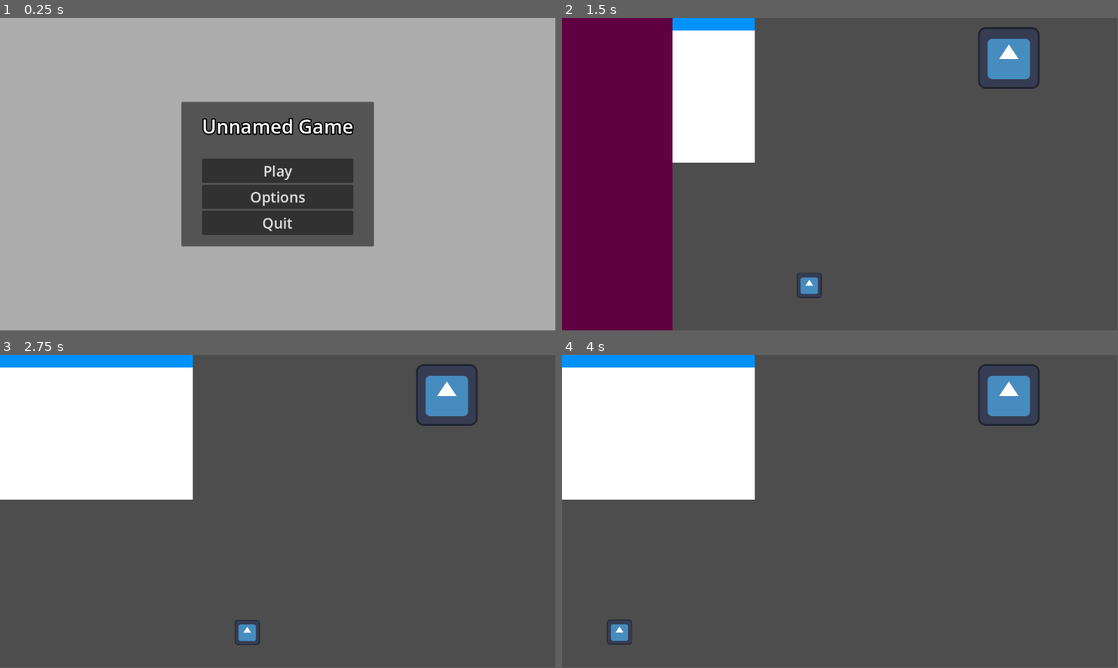
Above: before the commit, frames 1-4 (two rows, left to right).
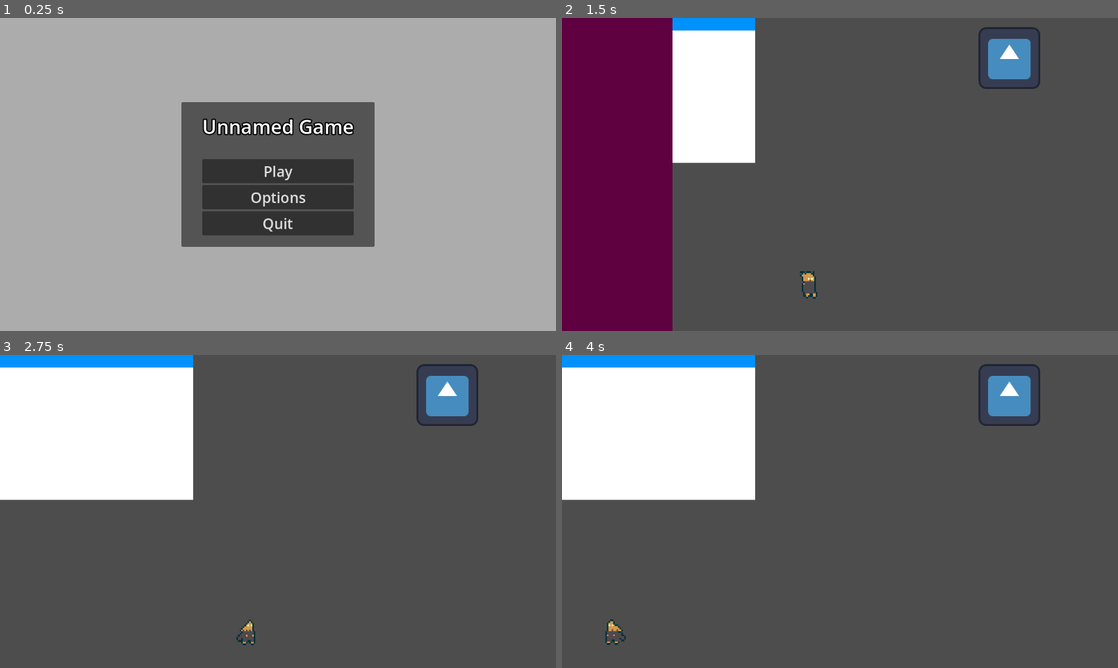
Above: after the commit, the same moments.

Repository: karasikrus/acerola-jam-0
Game: Godot game, scene res://scenes/menu/main_menu.tscn
Same seed, same stepped clock (60 frames per second), same inputs: the game is played once before the commit and once after it. The engine's default icon, where the game draws it, is replaced by a stand-in: a white triangle on a blue panel in a dark square.
Inputs (mouse positions are in pixels of both pictures, inside the frame that each line leads up to):
- Up to frame 1 (0.25 s): no input
- Up to frame 2 (1.5 s): click "Play" at 0.5 s; drag from (656, 24) to (895, 105) at 1.27 s
- Up to frame 3 (2.75 s): tap Enter at 2 s; drag from (166, 527) to (94, 361) at 2.02 s
- Up to frame 4 (4 s): move the mouse to (895, 442) at 2.77 s; hold Left (ui_left) 2.78-3.5 s; hold Space (jump) 2.78-3.5 s; drag from (812, 574) to (673, 464) at 3.52 s
In our replay, the window is 799x449 before the commit and 800x450 after it. These sizes can differ from the game's own. Grey fills any space a smaller window leaves; there, only what the larger window draws over its background counts as a difference.

The runs differ from the first frame. In frame 1, 1.0% of the frame differs, in the area x 32-68%, y 26-74%; in frame 2, 0.5%; in frame 3, 0.5%; in frame 4, 0.5%.

Commit message:
sprite and animations for player and clone

Diff:
--- a/project.godot
+++ b/project.godot
@@ -18,6 +18,10 @@
 [autoload]
 
 SceneTransition="*res://scenes/autoload/scene_transition.tscn"
+
+[display]
+
+window/stretch/mode="viewport"
 
 [input]
 
--- a/scenes/main/main.tscn
+++ b/scenes/main/main.tscn
@@ -19,6 +19,7 @@
 
 [node name="Player" parent="." instance=ExtResource("2_dxv80")]
 position = Vector2(513, 282)
+scale = Vector2(2.00358, 2.1726)
 collision_mask = 8
 
 [node name="Frame" parent="." instance=ExtResource("3_uo74j")]
--- a/scenes/player/clone/player_clone.gd
+++ b/scenes/player/clone/player_clone.gd
@@ -17,3 +17,8 @@
 	#sprite_2d.texture = player.sprite_2d.texture
 	#sprite_2d.transform = player.sprite_2d.transform
 	global_transform = player.global_transform
+	mirror_player()
+
+func mirror_player():
+	sprite_2d.frame = player.sprite_2d.frame
+	sprite_2d.flip_h = player.sprite_2d.flip_h
--- a/scenes/player/clone/player_clone.tscn
+++ b/scenes/player/clone/player_clone.tscn
@@ -1,7 +1,7 @@
 [gd_scene load_steps=4 format=3 uid="uid://h51soakekelv"]
 
 [ext_resource type="Script" path="res://scenes/player/clone/player_clone.gd" id="1_8jm67"]
-[ext_resource type="Texture2D" uid="uid://bgu4lnsafosmc" path="res://icon.svg" id="2_bb2tt"]
+[ext_resource type="Texture2D" uid="uid://04bgw5nvt8vw" path="res://scenes/player/character-export.png" id="2_rxvit"]
 
 [sub_resource type="CircleShape2D" id="CircleShape2D_j8ttj"]
 
@@ -13,7 +13,10 @@
 [node name="Sprite2D" type="Sprite2D" parent="."]
 unique_name_in_owner = true
 modulate = Color(0, 0.894118, 0.34902, 1)
-texture = ExtResource("2_bb2tt")
+texture_filter = 1
+texture = ExtResource("2_rxvit")
+hframes = 4
+vframes = 2
 
 [node name="CollisionShape2D" type="CollisionShape2D" parent="."]
 shape = SubResource("CircleShape2D_j8ttj")
--- a/scenes/player/player.gd
+++ b/scenes/player/player.gd
@@ -2,6 +2,7 @@
 class_name Player
 
 @onready var sprite_2d = $Sprite2D
+@onready var animation_player = $AnimationPlayer
 
 
 
@@ -56,6 +57,11 @@
 	move_and_slide()
 
 
+func _process(delta):
+	animate()
+	flip_sprite()
+
+
 func x_movement(delta: float) -> void:
 	x_dir = get_input()["x"]
 
@@ -86,7 +92,7 @@
 	# To animate, only scale the sprite
 	if hor_direction == 0:
 		return
-	apply_scale(Vector2(hor_direction * face_direction, 1)) # flip
+	#apply_scale(Vector2(hor_direction * face_direction, 1)) # flip
 	face_direction = hor_direction # remember direction
 
 
@@ -151,3 +157,22 @@
 	# This way everything is contained in just 1 script with no node requirements
 	jump_coyote_timer -= delta
 	jump_buffer_timer -= delta
+
+
+func animate() -> void:
+	if is_on_floor():
+		if abs(velocity.x) > 0.5:
+			animation_player.play("run")
+		else:
+			animation_player.play("idle")
+	else:
+		if velocity.y > 0:
+			animation_player.play("fall")
+		else:
+			animation_player.play("jump")
+
+func flip_sprite() -> void:
+	if face_direction > 0:
+		sprite_2d.flip_h = false
+	else:
+		sprite_2d.flip_h = true
--- a/scenes/player/player.tscn
+++ b/scenes/player/player.tscn
@@ -1,21 +1,122 @@
-[gd_scene load_steps=4 format=3 uid="uid://byqoej66h7bf7"]
+[gd_scene load_steps=10 format=3 uid="uid://byqoej66h7bf7"]
 
-[ext_resource type="Texture2D" uid="uid://bgu4lnsafosmc" path="res://icon.svg" id="1_npvp4"]
 [ext_resource type="Script" path="res://scenes/player/player.gd" id="1_pmxfk"]
+[ext_resource type="Texture2D" uid="uid://04bgw5nvt8vw" path="res://scenes/player/character-export.png" id="2_dcy8a"]
 
 [sub_resource type="CapsuleShape2D" id="CapsuleShape2D_qjpin"]
-radius = 27.0
-height = 58.0
+radius = 7.0
+height = 22.0
+
+[sub_resource type="Animation" id="Animation_t8gwa"]
+resource_name = "idle"
+length = 0.8
+loop_mode = 1
+tracks/0/type = "value"
+tracks/0/imported = false
+tracks/0/enabled = true
+tracks/0/path = NodePath("Sprite2D:frame")
+tracks/0/interp = 1
+tracks/0/loop_wrap = true
+tracks/0/keys = {
+"times": PackedFloat32Array(0, 0.4),
+"transitions": PackedFloat32Array(1, 1),
+"update": 1,
+"values": [0, 1]
+}
+
+[sub_resource type="Animation" id="Animation_48gxy"]
+length = 0.001
+tracks/0/type = "value"
+tracks/0/imported = false
+tracks/0/enabled = true
+tracks/0/path = NodePath("Sprite2D:frame")
+tracks/0/interp = 1
+tracks/0/loop_wrap = true
+tracks/0/keys = {
+"times": PackedFloat32Array(0),
+"transitions": PackedFloat32Array(1),
+"update": 1,
+"values": [0]
+}
+
+[sub_resource type="Animation" id="Animation_ud0xq"]
+resource_name = "run"
+length = 0.8
+loop_mode = 1
+tracks/0/type = "value"
+tracks/0/imported = false
+tracks/0/enabled = true
+tracks/0/path = NodePath("Sprite2D:frame")
+tracks/0/interp = 1
+tracks/0/loop_wrap = true
+tracks/0/keys = {
+"times": PackedFloat32Array(0, 0.4),
+"transitions": PackedFloat32Array(1, 1),
+"update": 1,
+"values": [2, 3]
+}
+
+[sub_resource type="Animation" id="Animation_fxcxe"]
+resource_name = "jump"
+length = 0.8
+loop_mode = 1
+tracks/0/type = "value"
+tracks/0/imported = false
+tracks/0/enabled = true
+tracks/0/path = NodePath("Sprite2D:frame")
+tracks/0/interp = 1
+tracks/0/loop_wrap = true
+tracks/0/keys = {
+"times": PackedFloat32Array(0, 0.4),
+"transitions": PackedFloat32Array(1, 1),
+"update": 1,
+"values": [4, 5]
+}
+
+[sub_resource type="Animation" id="Animation_2ce5e"]
+resource_name = "fall"
+length = 0.8
+loop_mode = 1
+tracks/0/type = "value"
+tracks/0/imported = false
+tracks/0/enabled = true
+tracks/0/path = NodePath("Sprite2D:frame")
+tracks/0/interp = 1
+tracks/0/loop_wrap = true
+tracks/0/keys = {
+"times": PackedFloat32Array(0, 0.4),
+"transitions": PackedFloat32Array(1, 1),
+"update": 1,
+"values": [6, 7]
+}
+
+[sub_resource type="AnimationLibrary" id="AnimationLibrary_hhg6w"]
+_data = {
+"RESET": SubResource("Animation_48gxy"),
+"fall": SubResource("Animation_2ce5e"),
+"idle": SubResource("Animation_t8gwa"),
+"jump": SubResource("Animation_fxcxe"),
+"run": SubResource("Animation_ud0xq")
+}
 
 [node name="Player" type="CharacterBody2D" groups=["player"]]
 collision_mask = 14
 script = ExtResource("1_pmxfk")
 
 [node name="Sprite2D" type="Sprite2D" parent="."]
-position = Vector2(-3.8147e-06, -26)
+texture_filter = 1
+position = Vector2(0, -13)
 scale = Vector2(0.40625, 0.40625)
-texture = ExtResource("1_npvp4")
+texture = ExtResource("2_dcy8a")
+hframes = 4
+vframes = 2
 
 [node name="CollisionShape2D" type="CollisionShape2D" parent="."]
-position = Vector2(0, -30)
+visible = false
+position = Vector2(0, -11)
 shape = SubResource("CapsuleShape2D_qjpin")
+
+[node name="AnimationPlayer" type="AnimationPlayer" parent="."]
+libraries = {
+"": SubResource("AnimationLibrary_hhg6w")
+}
Binary file added: scenes/player/character-export.png
Not shown, added: scenes/player/character-export.png.import
Binary file added: scenes/player/character.png
Not shown, added: scenes/player/character.png.import
